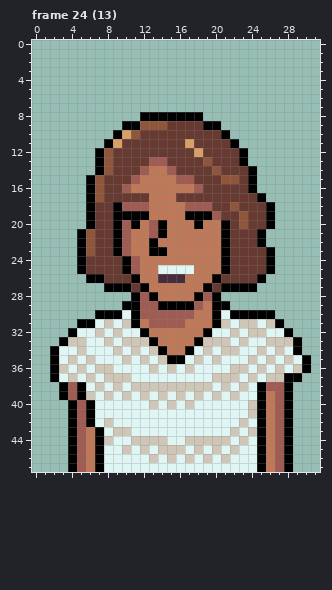
Two versions of one pixel-art file, res/ase/customers.aseprite. The first picture shows the starting point.
32x48 pixels, 30 frames. Shown: frame 24 (13). The commit also changed other frames, which this record leaves out.
The result:
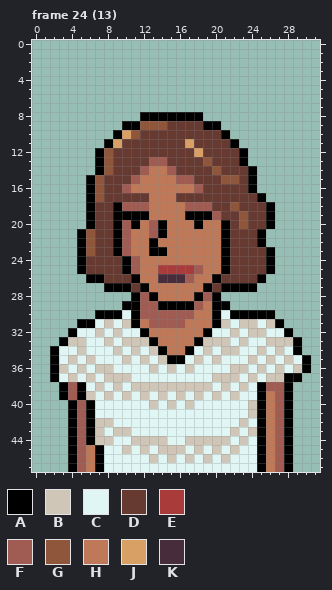
Palette (. is transparent): A #000000  B #cfc6b8  C #dff6f5  D #663931  E #a93b3b  F #a05b53  G #8f563b  H #bf7958  J #d9a066  K #472d3c
From old to new:
{"where": "frame 24 (13), layer \"Base layer\""}
{"frame":24,"y":25,"x":14,"old":"CCCCH","new":"EEEEF"}
{"frame":24,"y":26,"x":17,"old":"H","new":"F"}
{"frame":24,"y":42,"x":7,"old":"C","new":"B"}
{"frame":24,"y":43,"x":6,"old":"HA","new":"AB"}
{"frame":24,"y":44,"x":6,"old":"HA","new":"AB"}
